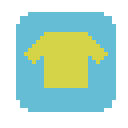
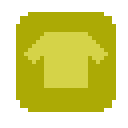
Before/after of a 128px x 128px layered artwork. What changed in the layer stack:
painted on "Layer 2" over box(16, 12, 116, 112)
